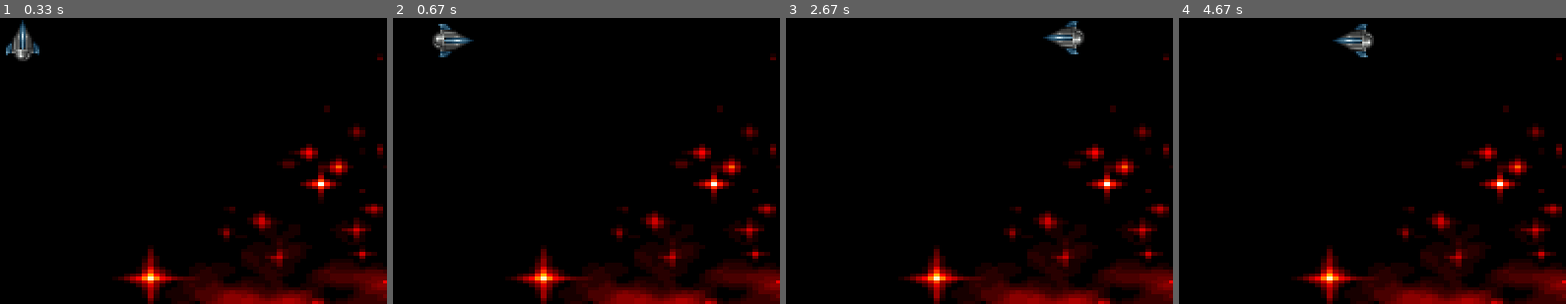
Above: before the commit, frames 1-4 (left to right).
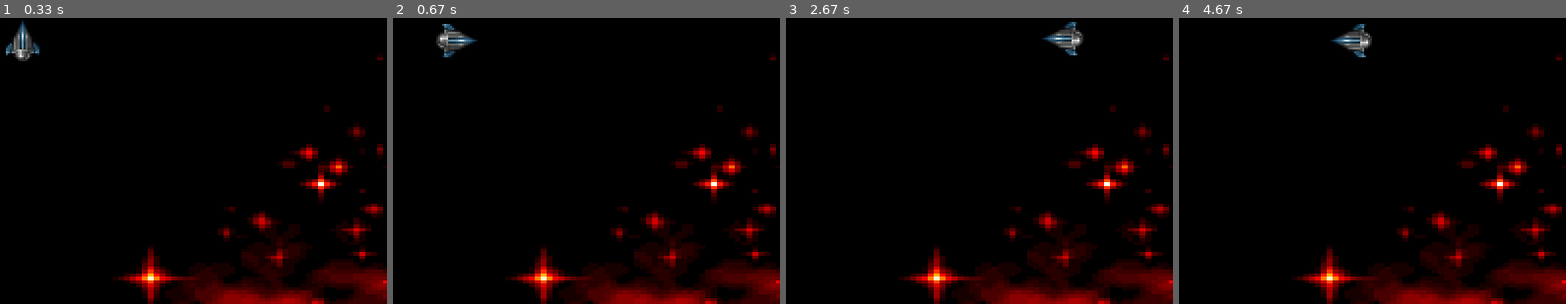
Above: after the commit, the same moments.

Repository: vhugo/learn-pygame
Game: pygame game, started from 3_2-player_control.py
Same seed, same stepped clock (60 frames per second), same inputs: the game is played once before the commit and once after it.
Inputs:
- Up to frame 1 (0.33 s): no input
- Up to frame 2 (0.67 s): hold Right from 0.33 s (still down)
- Up to frame 3 (2.67 s): release Right at 0.8 s; hold Up 0.83-1.13 s; hold Right 1.17-1.63 s; hold Down 2.23-2.53 s; hold Left from 2.57 s (still down)
- Up to frame 4 (4.67 s): release Left at 2.97 s; hold Up 3-3.37 s; hold Down 4.07-4.43 s; hold Left from 4.47 s (still down)
The pictures show only the part of the screen within x 0-50%, y 0-50%; the shares and areas given below are measured in that part.

Frame 1 is identical in both runs. In frame 2, 0.5% of the frame differs, in the area x 10-22%, y 2-14%; in frame 3, 0.4%; in frame 4, 0.3%.

Commit message:
Refactor collision check method and change render in the loop

Diff:
--- a/3_2-player_control.py
+++ b/3_2-player_control.py
@@ -16,7 +16,6 @@
 
 # background
 background = Background("images/nebula.bmp", w, h)
-gameObjects.append(background)
 
 # player
 player = Player("images/player.bmp", 2, (25, 1, 23, 23))
@@ -38,8 +37,7 @@
 while running:
 
     # Rendering
-    for gameObj in gameObjects:
-        screen.blit(gameObj.image, (gameObj.rect.x, gameObj.rect.y))
+    screen.blit(background.image, (background.rect.x, background.rect.y))
 
     for gameObj in gameObjects:
         gameObj.update()
@@ -48,6 +46,8 @@
             if gameObj.collision:
                 screen.fill((255, 0, 0))
 
+        screen.blit(gameObj.image, (gameObj.rect.x, gameObj.rect.y))
+
     for event in pygame.event.get():
         if event.type == QUIT:
             sys.exit()
--- a/lib/gameobjects.py
+++ b/lib/gameobjects.py
@@ -44,16 +44,10 @@
         self.updatePhysics()
 
     def checkForCollisions(self):
-        collision = False
         for asset in self.collisionGroup:
-            if self.rect.colliderect(asset.rect):
-                collision = True
+            self.collision = self.rect.colliderect(asset.rect)
+            if self.collision:
                 break
-
-        if collision:
-            self.collision = True
-        else:
-            self.collision = False
 
         # # Debug
         # if self.collision:
